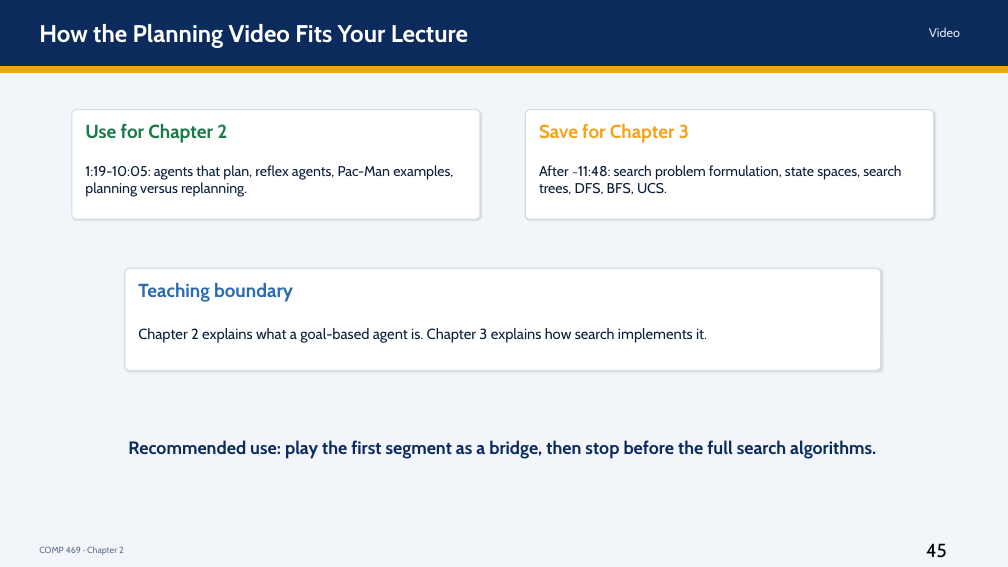
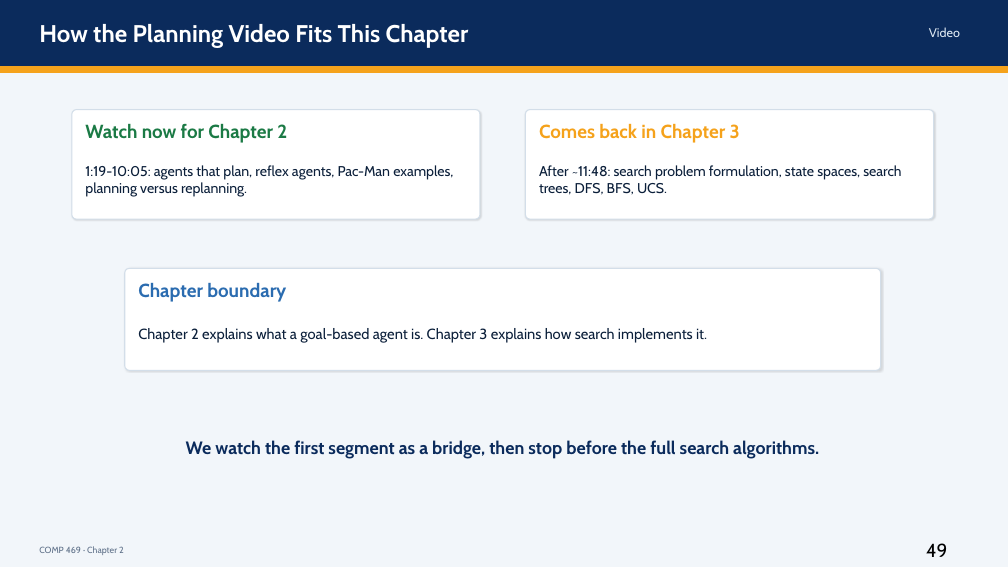
Before and after one commit to DrNatas/Comp_469, a slide deck: slide 49 of Fall 2026/L02 - Intelligent Agents/Chapter 2 - Intelligent Agents.pptx. Drawn at 1008x567 pixels with LibreOffice and Linux fonts; fonts in the diff are those of the drawing. Boxes give left, top, right and bottom in pixels: in the first picture for what was removed or moved away, otherwise in the second. Text is boxed around its words. In the diff, an @@ line names an element or a change of style, - is before the commit and + after.

```diff
--- a/Fall 2026/L02 - Intelligent Agents/Chapter 2 - Intelligent Agents.pptx
+++ b/Fall 2026/L02 - Intelligent Agents/Chapter 2 - Intelligent Agents.pptx
@@ text at <box>39,24,469,48</box>: text changed @@
-How the Planning Video Fits Your Lecture
+How the Planning Video Fits This Chapter
@@ text at <box>85,124,287,143</box>: text changed @@
-Use for Chapter 2
+Watch now for Chapter 2
@@ text at <box>539,124,740,143</box>: text changed @@
-Save for Chapter 3
+Comes back in Chapter 3
@@ text at <box>138,283,286,302</box>: text changed @@
-Teaching boundary
+Chapter boundary
@@ text at <box>186,440,819,459</box>: text changed @@
-Recommended use: play the first segment as a bridge, then stop before the full search algorithms.
+We watch the first segment as a bridge, then stop before the full search algorithms.
@@ text at <box>926,543,947,557</box>: text changed @@
-45
+49
```
Also in this commit, not shown: 37 other slides changed, 2 other files.
